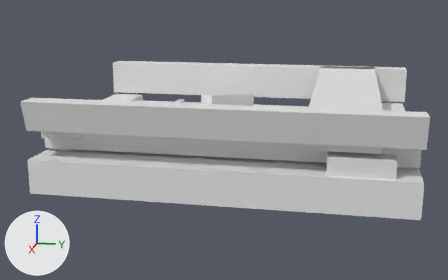
The glTF model assets/source/infrastructure/directorate/conveyors/models/io_in/damaged_lod1.glb as it was, and as the next commit left it.
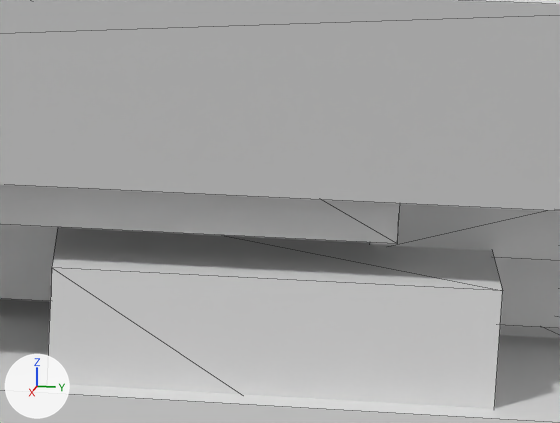
There are two pictures of each version: one whole from a camera (50 mm lens) standing at (0.3983, 0.0699, 0.4072) and looking at (0.0058, -0.0086, 0.3091), one close up on the part from 71% to 91% of the width and 41% to 65% of the height. Lighting does not change. The marker at lower left points along +X, +Y and +Z. The first two pictures are the older version. The close-ups show mesh edges as thin lines. Vertices at exactly the same position are counted once.

Script lines for the objects in view, before the commit:
```python
me_damaged_lod1 = bpy.data.meshes.new('damaged_lod1')
me_damaged_lod1.from_pydata(...)  # 228 vertices, 368 faces; spans x -0.078..0.081, y -0.111..0.111, z 0.289..0.35
ob_damaged_lod1 = bpy.data.objects.new('damaged_lod1', me_damaged_lod1)
ob_damaged_lod1.location = (0.0, 0.0, 0.0)
```
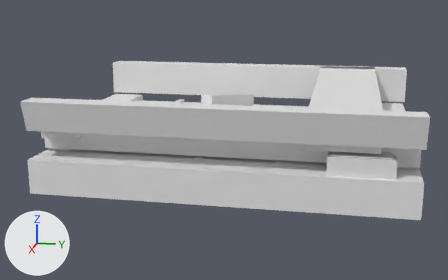
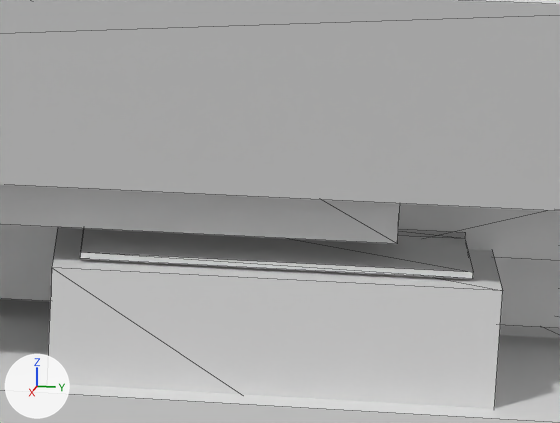
Location of each change, [x1, y1, x2, y2] in pixels of the close-ups (560 x 423 px):
part 1 of me_damaged_lod1, added
    after: [80, 228, 473, 279]
part 2 of me_damaged_lod1, added
    after: [398, 229, 466, 239]

The change, as a diff of the scene's bpy script:
```diff
--- a/assets/source/infrastructure/directorate/conveyors/models/io_in/damaged_lod1.glb.py
+++ b/assets/source/infrastructure/directorate/conveyors/models/io_in/damaged_lod1.glb.py
@@ me_damaged_lod1 @@
 # used by ob_damaged_lod1; location = (0.0, 0.0, 0.0)
-me_damaged_lod1.from_pydata(...)  # 228 vertices, 368 faces; spans x -0.078..0.081, y -0.111..0.111, z 0.289..0.35
+me_damaged_lod1.from_pydata(...)  # 244 vertices, 392 faces; spans x -0.078..0.081, y -0.111..0.111, z 0.289..0.35
+# me_damaged_lod1 part 1: a new loose piece, a box spanning x 0.05556..0.07278, y 0.06333..0.095, z 0.31972..0.32028
+# me_damaged_lod1 part 2: a new loose piece, a box spanning x 0.05556..0.06222, y 0.08667..0.095, z 0.32033..0.32089
```
